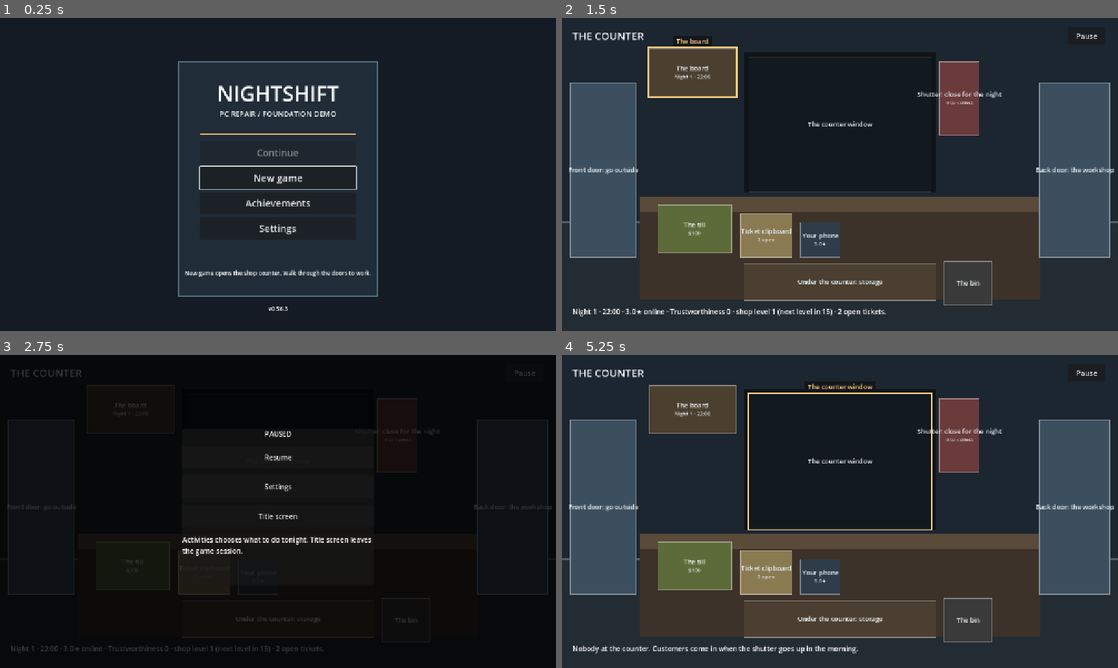
Above: before the commit, frames 1-4 (two rows, left to right).
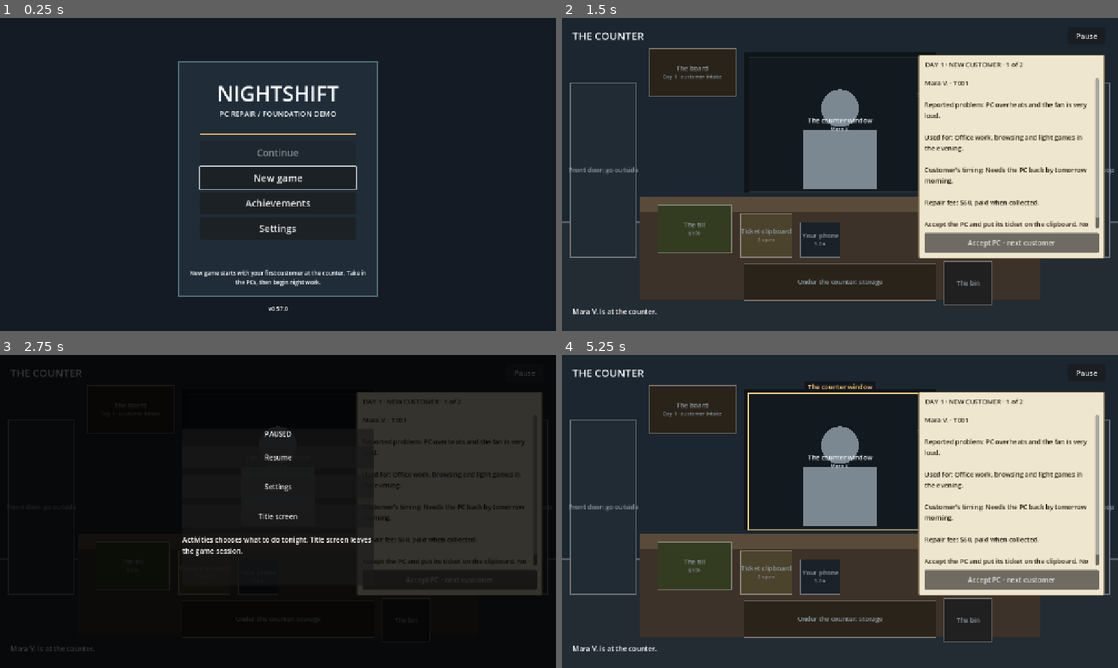
Above: after the commit, the same moments.

Repository: 123rearearcode/nighshift_real
Game: Godot game, scene res://scenes/start.tscn
Two runs of this game, one before a commit and one after it. Both use one fixed random seed, a clock stepped at 60 frames per second and the inputs below.
Inputs (mouse positions are in pixels of both pictures, inside the frame that each line leads up to; where the layout moved, square brackets give the same spot in the first picture):
- Up to frame 1 (0.25 s): no input
- Up to frame 2 (1.5 s): click "New game" at 0.5 s; click (840, 124) [689, 71] at 1.25 s
- Up to frame 3 (2.75 s): click "Pause" at 2 s
- Up to frame 4 (5.25 s): click "Title screen" at 2.75 s; click "New game" at 3.5 s; click "Start new game" at 4.25 s; click (840, 461) at 5 s

The runs differ from the first frame. In frame 1, 0.5% of the frame differs, in the area x 33-67%, y 80-94%; in frame 2, 45%, in the area x 1-100%, y 6-96%; in frame 3, 17%; in frame 4, 44%.

Commit message:
v0.57.0: open the first day with customer intake at the counter
Codex (GPT-6; exact deployment model id not exposed by this session), ChatGPT Work. Native Godot 4.7.2: 34 required suites, 2436 checks pass. Checklist/credits pushed first to PR #74. Compatible saved pending queue; no new artwork.

Co-Authored-By: Codex GPT-6 <noreply@openai.com>

Diff:
--- a/project.godot
+++ b/project.godot
@@ -11,7 +11,7 @@
 [application]
 
 config/name="Nightshift Foundation Trial"
-config/version="0.56.3"
+config/version="0.57.0"
 run/main_scene="res://scenes/start.tscn"
 config/features=PackedStringArray("4.7")
 
--- a/scripts/night/morning_text.gd
+++ b/scripts/night/morning_text.gd
@@ -6,6 +6,17 @@
 const Reviews = preload("res://scripts/rules/reviews.gd")
 const COLORS: Dictionary = {"collected":Color("6fcf97"),"comeback":Color("eb5757"),"waiting":Color("f2c94c"),"new":Color("8eafc3"),"notice":Color("bb6bd9")}
 const TITLES: Dictionary = {"collected":"COLLECTED","comeback":"CAME BACK","waiting":"STILL HERE","new":"NEW TICKET","notice":"REVIEW SITE"}
+
+# First-day introduction: only what the customer says and the existing agreed repair fee. In
+# particular, don't turn actual broken parts, infection, condition or true budget into dialogue.
+static func opening_text(card: Dictionary, person: Dictionary) -> String:
+    var lines: Array = ["%s · %s" % [str(card.get("customer", "")), str(card.get("ticket", ""))],
+        "Reported problem: %s" % str(card.get("complaint", ""))]
+    if str(person.get("uses", "")) != "": lines.append("Used for: %s" % str(person["uses"]))
+    if str(person.get("patience", "")) != "": lines.append("Customer's timing: %s" % str(person["patience"]))
+    lines.append("Repair fee: $%d, paid when collected." % int(card.get("payout", 0)))
+    lines.append("Accept the PC and put its ticket on the clipboard. No money changes hands now.")
+    return "\n\n".join(lines)
 
 static func card_text(card: Dictionary) -> String:
     var kind: String = str(card.get("kind","new"))
--- a/scripts/night/navigation_state.gd
+++ b/scripts/night/navigation_state.gd
@@ -35,6 +35,7 @@
         data["workbench_views"] = views
     return _write(gs,data)
 static func resume_path(gs: Node) -> String:
+    if not gs.opening_customers.is_empty(): return COUNTER
     var path: Variant = _read(gs).get("scene",COUNTER)
     if path is String and path == LEGACY_HUB: return COUNTER   # 0.52.0 and older preferences
     if not path is String or not path in PATHS: return COUNTER
--- a/scripts/night/night_session.gd
+++ b/scripts/night/night_session.gd
@@ -32,12 +32,12 @@
 func _path(gs: Node) -> String:
     return gs.save_path+".night.json"
 
-func start(gs: Node) -> bool:
+func start(gs: Node, introduce_customers: bool = false) -> bool:
     run_id = Crypto.new().generate_random_bytes(12).hex_encode()
     bound_path = gs.save_path
     read_only = false
     status = ""
-    visits_pending = false   # 0.53.0: a new run has nobody waiting at the counter
+    visits_pending = false   # No later-morning report; opening intake has its own saved queue.
     last_report = {}
     tickets = []
     active_id = str(gs.job["id"])
@@ -60,6 +60,9 @@
     Malware.infect(other, Malware.ADWARE)   # D132: the second demo PC arrives with adware (the hint is in the complaint)
     _tag(other,str(other["id"]),run_id+":pc:2")
     tickets.append(other)
+    # Introduce these SAME PCs, not generated copies, before the first night. Direct demo/test
+    # callers retain the existing start() contract; the title's New game opts into the opening.
+    gs.opening_customers = tickets.map(func(entry: Dictionary) -> String: return str(entry["id"])) if introduce_customers else []
     gs.ticket_sequence += 1
     gs.save_game()
     if not _main_saved(gs):
@@ -171,7 +174,7 @@
 func _main_saved(gs: Node) -> bool:
     var raw: Variant = Store.read(gs.save_path)
     if not raw is Dictionary: return false
-    for key: String in ["job","money","player_inventory","inventory_layout","inventory_sequence","ticket_sequence","upgrades","owned_games","customer_state","tickets_taken"]:
+    for key: String in ["job","money","player_inventory","inventory_layout","inventory_sequence","ticket_sequence","upgrades","owned_games","customer_state","tickets_taken","opening_customers"]:
         if raw.get(key,null) != JSON.parse_string(JSON.stringify(gs.get(key))): return false
     return true
 
@@ -182,6 +185,9 @@
     return tickets.duplicate(true)
 
 func switch_pc(gs: Node,id: String) -> bool:
+    if not gs.opening_customers.is_empty():
+        status = "Serve the opening day's customers at the counter before starting night work."
+        return false
     if not ensure(gs) or id == active_id: return id == active_id and not read_only
     var target: Dictionary = {}
     for entry: Dictionary in tickets:
@@ -233,6 +239,34 @@
     return result
 
 # ----- the morning (D136, Wave 3 session 3.2) -----
+
+# Opening intake uses existing jobs and public customer facts, not an end-night report. Its only
+# persistent progress is GameState.opening_customers, saved with the main campaign record.
+func opening_cards(gs: Node) -> Array:
+    var cards: Array = []
+    for id: String in gs.opening_customers:
+        var entry: Dictionary = ticket_job(gs, id)
+        if entry.is_empty() or entry.get("state", "open") == "done":
+            status = "An opening customer has no matching repair ticket. Restore the saved ticket manifest before continuing."
+            return []
+        cards.append({"kind":"new", "ticket":id, "customer_id":str(entry["customer_id"]),
+            "customer":str(entry["customer"]), "complaint":str(entry["complaint"]), "payout":int(entry["payout"])})
+    return cards
+
+func accept_opening_customer(gs: Node, id: String) -> bool:
+    if gs.opening_customers.is_empty() or gs.opening_customers[0] != id:
+        status = "That is not the customer waiting at the counter."
+        return false
+    if not ensure(gs) or opening_cards(gs).is_empty(): return false
+    var before: Array = gs.opening_customers.duplicate()
+    gs.opening_customers.pop_front()
+    if not checkpoint(gs):
+        var failure: String = status
+        gs.opening_customers = before
+        gs.save_game() # Restore pending progress if the main write succeeded but the manifest did not.
+        status = failure
+        return false
+    return true
 
 # One of tonight's tickets is a PC still in the shop (open, with a physical PC).
 func _open_tickets() -> Array:
@@ -296,6 +330,8 @@
 # Ends the night: earlier comebacks arrive, called customers collect, everyone else waits one more
 # night, collected PCs leave and new customers bring theirs, the clock resets. Returns the report.
 func end_night(gs: Node) -> Dictionary:
+    if not gs.opening_customers.is_empty():
+        return {"ok":false,"message":"Serve the opening day's customers before closing the night."}
     if not ensure(gs): return {"ok":false,"message":status}
     if not checkpoint(gs): return {"ok":false,"message":status}
     var night: int = int(gs.night_number)
--- a/scripts/rooms/counter_room.gd
+++ b/scripts/rooms/counter_room.gd
@@ -4,6 +4,7 @@
 # the clock, and the shutter that closes the shop for the night. 0.55.0 (D162): the tool catalogue left the
 # counter (tools are bought at the store down the street); storage under the counter window took its place.
 #
+# 0.57.0: title New game starts with untimed opening intake, then the existing first night.
 # Mornings (user, 21 November 2026): every customer walks in at the start of the day, one at a time, and
 # the board shows how many came in. There is no clock on this; it is about their stories. Their visit is
 # the old morning report's card, spoken across the counter (morning_text.gd).
@@ -33,6 +34,7 @@
 var visits: Array = []
 var visit_index: int = -1
 var arrived: int = 0
+var opening_visits: bool = false
 
 
 func _room_ready() -> void:
@@ -51,7 +53,10 @@
     phone.z_index = 20
     phone.hide()
     add_child(phone)
-    if NightSession.visits_pending: _begin_visits()
+    if not GameState.opening_customers.is_empty():
+        _begin_opening()
+    elif NightSession.visits_pending:
+        _begin_visits()
 
 
 func visiting() -> bool:
@@ -88,6 +93,7 @@
 
 
 func _board_text() -> String:
+    if not GameState.opening_customers.is_empty(): return "DAY 1 · customer intake. Night work begins after the customers leave."
     return "Night %d · %s · %.1f★ online · %s · %d open ticket%s." % [GameState.night_number, NightClock.label(GameState.night_minutes),
         GameState.shop_rating(), GameState.standing_text(), _open_tickets().size(), "" if _open_tickets().size() == 1 else "s"]
 
@@ -97,13 +103,13 @@
     _badge("Till", "$%d" % GameState.money)
     _badge("TicketClipboard", "%d open" % _open_tickets().size())
     _badge("Phone", "%.1f★" % GameState.shop_rating())
-    _badge("WallBoard", ("%d came in" % arrived) if visiting() else "Night %d · %s" % [GameState.night_number, NightClock.label(GameState.night_minutes)])
+    _badge("WallBoard", "Day 1 · customer intake" if opening_visits else (("%d came in" % arrived) if visiting() else "Night %d · %s" % [GameState.night_number, NightClock.label(GameState.night_minutes)]))
     _badge("Shutter", "06:00: close up" if over else "%d to collect" % _called().size())
     _badge("CustomerWindow", str(visits[visit_index].get("customer", "")) if visiting() else "")
     # While customers are at the counter, serve them first: the rest of the shop waits.
     for h: Variant in hotspots.values():
         var spot: Hotspot = h
-        var waiting_on_customers: bool = visiting() and str(spot.name) != "CustomerWindow"
+        var waiting_on_customers: bool = (visiting() or not GameState.opening_customers.is_empty()) and str(spot.name) != "CustomerWindow"
         spot.disabled = waiting_on_customers or (spot.closed_at_dawn and over)
         spot.tooltip_text = "Serve the customers at the counter first." if waiting_on_customers else ("06:00: the night is over. Close the shutter." if spot.closed_at_dawn and over else spot.label)
     queue_redraw()
@@ -131,6 +137,21 @@
 
 
 # ---- the morning's customers, one at a time ----
+
+func _begin_opening() -> void:
+    opening_visits = true
+    visits = NightSession.opening_cards(GameState)
+    arrived = visits.size()
+    if visits.is_empty():
+        say(NightSession.status)
+        return
+    _show_visit(0)
+
+func _navigate(path: String) -> bool:
+    if not GameState.opening_customers.is_empty() and not path in [Navigation.COUNTER, "res://scenes/start.tscn"]:
+        say("Serve the customers at the counter first; night work has not begun.")
+        return false
+    return super._navigate(path)
 
 func _begin_visits() -> void:
     var report: Dictionary = NightSession.last_report
@@ -146,9 +167,14 @@
     visit_index = index
     var card: Dictionary = visits[index]
     var person: Dictionary = GameState.person(str(card.get("customer_id", "")))
-    slip_title.text = "MORNING · %d customer%s came in · %d of %d" % [arrived, "" if arrived == 1 else "s", index + 1, arrived]
-    slip_text.text = MorningText.card_text(card)
-    next_button.text = "Next customer ▸" if index < visits.size() - 1 else "That's everyone: open up for the night"
+    if opening_visits:
+        slip_title.text = "DAY 1 · NEW CUSTOMER · %d of %d" % [index + 1, arrived]
+        slip_text.text = MorningText.opening_text(card, person)
+        next_button.text = "Accept PC · next customer" if index < visits.size() - 1 else "Accept PC · begin night 1"
+    else:
+        slip_title.text = "MORNING · %d customer%s came in · %d of %d" % [arrived, "" if arrived == 1 else "s", index + 1, arrived]
+        slip_text.text = MorningText.card_text(card)
+        next_button.text = "Next customer ▸" if index < visits.size() - 1 else "That's everyone: open up for the night"
     slip.show()
     if portrait != null:
         portrait.texture = RoomArt.customer(person)
@@ -157,8 +183,18 @@
 
 
 func _next_visit() -> void:
+    if opening_visits and not NightSession.accept_opening_customer(GameState, str(visits[visit_index]["ticket"])):
+        say(NightSession.status)
+        return
     AudioFeedback.request(self, "ui.click")
     if visit_index < visits.size() - 1: _show_visit(visit_index + 1)
+    elif opening_visits:
+        visit_index = -1
+        opening_visits = false
+        slip.hide()
+        if portrait != null: portrait.hide()
+        say("Intake complete. Night 1 begins: the PCs and their tickets are in the shop. Go to the workshop when ready.")
+        refresh()
     else: _end_visits()
 
 
--- a/scripts/state/game_state.gd
+++ b/scripts/state/game_state.gd
@@ -64,6 +64,7 @@
 var ticket_sequence: int = 1
 var night_minutes: int = 0     # D133: night minutes spent on timed monitor tests (night_clock.gd); reset each morning (0.44.0)
 var night_number: int = 1      # D136 (0.44.0): which night this is; +1 every morning
+var opening_customers: Array = [] # Opening day: existing ticket IDs still to introduce; [] on legacy saves.
 var comebacks: Array = []      # D136 (0.44.0): delayed hidden faults waiting to bring a customer back (morning.gd)
 var money: int = START_MONEY
 var job: Dictionary = {}
@@ -97,6 +98,7 @@
     ticket_sequence = 1
     night_minutes = 0
     night_number = 1
+    opening_customers = []
     comebacks = []
     job = _make_job()
     player_inventory = _starter_inventory()
@@ -657,6 +659,7 @@
         "tickets_taken": tickets_taken,
         "night_minutes": night_minutes,
         "night_number": night_number,
+        "opening_customers": opening_customers,
         "comebacks": comebacks,
         "job": job,
     }
@@ -769,6 +772,12 @@
     tickets_taken = maxi(0, int(data.get("tickets_taken", 0)))
     night_minutes = maxi(0, int(data.get("night_minutes", 0))) if typeof(data.get("night_minutes", 0)) in [TYPE_INT, TYPE_FLOAT] else 0
     night_number = maxi(1, int(data.get("night_number", 1))) if typeof(data.get("night_number", 1)) in [TYPE_INT, TYPE_FLOAT] else 1
+    opening_customers = []
+    var pending_opening: Variant = data.get("opening_customers", [])
+    if pending_opening is Array:
+        for id: Variant in pending_opening:
+            if id is String and id != "" and not id in opening_customers and opening_customers.size() < 64:
+                opening_customers.append(id)
     comebacks = Morning.sanitize_pending(data.get("comebacks", []))
     job = _make_job()
     var saved: Variant = data.get("job", {})
--- a/scripts/view/start_view.gd
+++ b/scripts/view/start_view.gd
@@ -22,7 +22,7 @@
     load_button.tooltip_text = "Resume your saved demo." if not load_button.disabled else "No readable save yet. Start a new game."
     _button("Achievements", 400, _on_achievements)
     _button("Settings", 458, _on_settings)
-    status_label = _label("New game opens the shop counter. Walk through the doors to work.", Vector2(424, 578), Vector2(432, 56), 13)
+    status_label = _label("New game starts with your first customer at the counter. Take in the PCs, then begin night work.", Vector2(424, 578), Vector2(432, 56), 13)
     _label("v%s" % GameState.game_version(), Vector2(440, 660), Vector2(400, 24), 13)
     replace_dialog = ConfirmationDialog.new()
     replace_dialog.title = "Start a new game?"
@@ -74,7 +74,10 @@
 
 func _start_new_game() -> void:
     GameState.new_game()
-    NightSession.start(GameState)
+    if not NightSession.start(GameState, true):
+        status_label.text = NightSession.status
+        load_button.disabled = not GameState.has_saved_game()
+        return
     get_tree().change_scene_to_file(DEMO)
 
 
--- /dev/null
+++ b/tools/test_first_customer.gd
@@ -0,0 +1,120 @@
+# New game's actual title -> first-day counter -> acceptance -> night journey, including cold reload.
+extends "res://tools/test_support.gd"
+const Nav = preload("res://scripts/night/night_navigation.gd")
+const Memory = preload("res://scripts/night/navigation_state.gd")
+const Store = preload("res://scripts/state/save_store.gd")
+
+func _initialize() -> void:
+    call_deferred("run_checks")
+
+func scene(path: String) -> void:
+    change_scene_to_file(path)
+    for f in range(3): await process_frame
+
+func press(button: Button) -> void:
+    var at: Vector2 = button.get_global_rect().get_center()
+    for down: bool in [true, false]:
+        var e := InputEventMouseButton.new()
+        e.button_index = MOUSE_BUTTON_LEFT
+        e.pressed = down
+        e.position = at
+        e.global_position = at
+        root.push_input(e, true)
+        await process_frame
+    for f in range(3): await process_frame
+
+func cold_continue(gs: Node, night: Node) -> void:
+    night.bound_path = ""
+    night.run_id = ""
+    night.tickets = []
+    gs.opening_customers = []
+    await scene("res://scenes/start.tscn")
+    await press(current_scene.load_button)
+
+func run_checks() -> void:
+    var gs: Node = root.get_node("GameState")
+    var night: Node = root.get_node("NightSession")
+    use_test_save(gs, "first_customer_test.json")
+    var manifest: String = gs.save_path + ".night.json"
+    var prefs: String = gs.save_path + ".navigation.json"
+    for p: String in [manifest, prefs]: _remove_save_files(p)
+    gs.tickets_taken = 0
+    gs.new_game(false)
+    await scene("res://scenes/start.tscn")
+    var new_button: Button
+    for child: Node in current_scene.get_children():
+        if child is Button and child.text == "New game": new_button = child
+    check(new_button != null, "title offers New game")
+    await press(new_button)
+    var counter: Node = current_scene
+    check(counter.scene_file_path == Nav.COUNTER and counter.visiting() and counter.opening_visits, "native New game begins with a customer, not an empty night counter")
+    check(counter.slip_title.text.contains("DAY 1") and counter.slip_text.text.contains("Mara V.") and counter.slip_text.text.contains("overheats"), "first customer introduces her existing reported complaint")
+    check(counter.slip_text.text.contains("$60") and not counter.slip_text.text.contains("$90"), "agreed fee is shown; hidden true budget is not")
+    check(counter.next_button.text.contains("Accept PC") and gs.opening_customers.size() == 2, "opening requires deliberate acceptance and retains both existing customers")
+    var jobs: Array = night.jobs(gs)
+    var ids: Array = jobs.map(func(j: Dictionary) -> String: return str(j["id"]))
+    var pcs: Array = jobs.map(func(j: Dictionary) -> String: return str(j["hardware_trial"]["night_session"]["pc"]))
+    var stock: Array = gs.player_inventory.duplicate(true)
+    var money: int = gs.money
+    var seq: int = gs.ticket_sequence
+    var infection: String = str(night.ticket_job(gs, str(ids[1])).get("infection", ""))
+    check(ids.size() == 2 and pcs.size() == 2 and pcs[0] != pcs[1], "intake introduces the two existing unique jobs and PCs")
+    check(gs.night_number == 1 and gs.night_minutes == 0 and night.last_report.is_empty() and not night.visits_pending, "opening is separate from paid collection and end-night reports")
+    for f in range(5): await process_frame
+    check(gs.night_minutes == 0 and counter.hotspot("BackDoor").disabled and counter.hotspot("Shutter").disabled, "untimed intake holds night work and closing")
+    await press(counter.hotspot("BackDoor"))
+    check(current_scene == counter and not counter._navigate(Nav.WORKSHOP), "disabled native door and guarded route cannot bypass intake")
+    check(not night.switch_pc(gs, str(ids[1])) and not night.end_night(gs).get("ok", true), "PC switching and end-night API cannot bypass the waiting customer")
+    check(gs.money == money and gs.player_inventory == stock and gs.night_number == 1, "blocked routes change no money, inventory or day")
+    # A real Pause -> Title -> Continue round trip before accepting anyone.
+    await press(counter.get_node("PauseButton"))
+    var pause: Node = counter.get_node("PauseMenu")
+    var title_button: Button
+    for b: Node in pause.find_children("*", "Button", true, false):
+        if b.text == "Title screen": title_button = b
+    check(paused and title_button != null, "opening retains the shared native pause surface")
+    await press(title_button)
+    check(current_scene.scene_file_path == "res://scenes/start.tscn" and not paused, "Title safely leaves the opening")
+    await cold_continue(gs, night)
+    counter = current_scene
+    check(counter.opening_visits and counter.slip_text.text.contains("Mara V.") and gs.opening_customers.size() == 2, "cold Continue resumes the unaccepted first customer")
+    # An unrelated remembered scene must not strand pending intake away from the counter.
+    Memory.enter(gs, Nav.WORKSHOP)
+    check(Memory.resume_path(gs) == Nav.COUNTER, "pending opening overrides a stale last-scene preference")
+    var before_pending: Array = gs.opening_customers.duplicate()
+    night.read_only = true
+    await press(counter.next_button)
+    check(gs.opening_customers == before_pending and counter.slip_text.text.contains("Mara V."), "a protected save cannot acknowledge or skip a customer")
+    night.read_only = false
+    await press(counter.next_button)
+    check(counter.visiting() and counter.slip_text.text.contains("Relu D.") and gs.opening_customers == [ids[1]], "accepting Mara presents the second existing customer")
+    check(not counter.slip_text.text.to_lower().contains("adware") and infection != "", "the customer's dialogue does not reveal his hidden infection")
+    await cold_continue(gs, night)
+    counter = current_scene
+    check(counter.opening_visits and counter.slip_text.text.contains("Relu D.") and gs.opening_customers == [ids[1]], "cold Continue retains acceptance progress without replaying Mara")
+    check(not night.accept_opening_customer(gs, str(ids[0])) and gs.opening_customers == [ids[1]], "repeated/out-of-order acceptance is rejected")
+    await press(counter.next_button)
+    check(not counter.visiting() and not counter.opening_visits and gs.opening_customers.is_empty() and not counter.slip.visible, "last acceptance ends opening intake")
+    check(gs.night_number == 1 and gs.night_minutes == 0 and counter.message.text.contains("Night 1 begins"), "night one starts without charging time or advancing a night")
+    check(gs.money == money and gs.player_inventory == stock and gs.ticket_sequence == seq and night.jobs(gs).map(func(j: Dictionary) -> String: return str(j["id"])) == ids, "acceptance adds no money, stock or extra tickets")
+    check(night.jobs(gs).map(func(j: Dictionary) -> String: return str(j["hardware_trial"]["night_session"]["pc"])) == pcs, "physical PC identities survive the opening and reloads")
+    check(not night.accept_opening_customer(gs, str(ids[1])) and gs.money == money, "completed opening cannot be accepted twice")
+    await cold_continue(gs, night)
+    check(not current_scene.visiting() and gs.opening_customers.is_empty(), "completed opening does not replay after cold Continue")
+    await press(current_scene.hotspot("BackDoor"))
+    check(current_scene.scene_file_path == Nav.WORKSHOP, "after intake the real workshop door works")
+    await press(current_scene.hotspot("RepairBench"))
+    check(current_scene.scene_file_path == Nav.REPAIR, "the original first PC opens at the repair bench")
+    # Compatible old and malformed optional data: never infer a first day from existing progress.
+    var raw: Dictionary = Store.read(gs.save_path)
+    raw.erase("opening_customers")
+    check(Store.write(gs.save_path, raw) and gs.load_game() and gs.opening_customers.is_empty(), "legacy saves without the optional field do not replay opening")
+    raw["opening_customers"] = {"not": "a list"}
+    check(Store.write(gs.save_path, raw) and gs.load_game() and gs.opening_customers.is_empty(), "wrong optional container is safely ignored")
+    raw["opening_customers"] = [str(ids[0]), str(ids[0]), 42, ""]
+    check(Store.write(gs.save_path, raw) and gs.load_game() and gs.opening_customers == [ids[0]], "optional queue retains unique nonempty string IDs only")
+    gs.opening_customers = ["missing-ticket"]
+    check(night.opening_cards(gs).is_empty() and not night.accept_opening_customer(gs, "missing-ticket") and gs.opening_customers == ["missing-ticket"], "missing opening ticket is not manufactured or silently consumed")
+    for p: String in [manifest, prefs]: _remove_save_files(p)
+    restore_save(gs)
+    finish("First customer")
--- a/tools/test_night_workshop.gd
+++ b/tools/test_night_workshop.gd
@@ -134,6 +134,13 @@
     await process_frame
     await process_frame
     check(current_scene.scene_file_path == "res://scenes/rooms/counter.tscn" and night.tickets.size() == 2,"New game opens the shop counter with two playable tickets")
+    # New game now has real opening intake. Serve the seeded customers before this suite's
+    # existing night-work journey instead of bypassing its new navigation gate.
+    for visit in range(2):
+        if current_scene.visiting():
+            current_scene._next_visit()
+            await process_frame
+    check(gs.opening_customers.is_empty(), "opening customers are accepted before the night-work fixture proceeds")
     night.run_id = ""
     change_scene_to_file("res://scenes/storage.tscn")
     await process_frame
Not shown, changed: CHANGELOG.md
Not shown, changed: DEVELOPMENT.md
Not shown, changed: HANDOFF.md
Not shown, changed: docs/ART_DIRECTION.md
Not shown, changed: docs/BUGS.md
Not shown, changed: docs/CURRENT_STATE.md
Not shown, changed: docs/DECISIONS.md
Not shown, changed: docs/DESIGN.md
Not shown, changed: docs/FIRST_DAY_ART_CHECKLIST.md
Not shown, changed: docs/MENU_NAVIGATION.md
Not shown, changed: docs/PROJECT_BRIEF.md
Not shown, changed: docs/ROADMAP.md
(and 2 more such lines)
